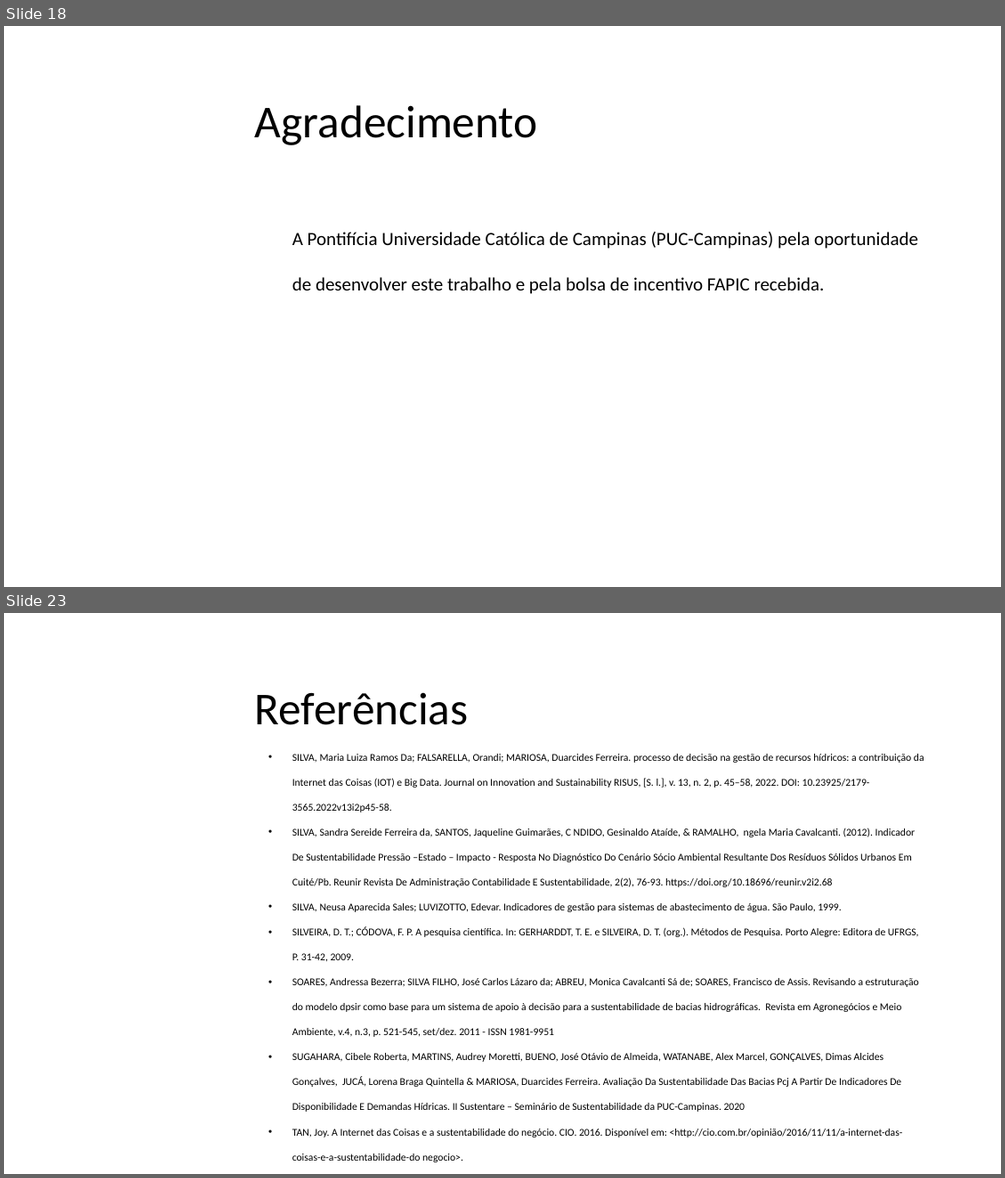
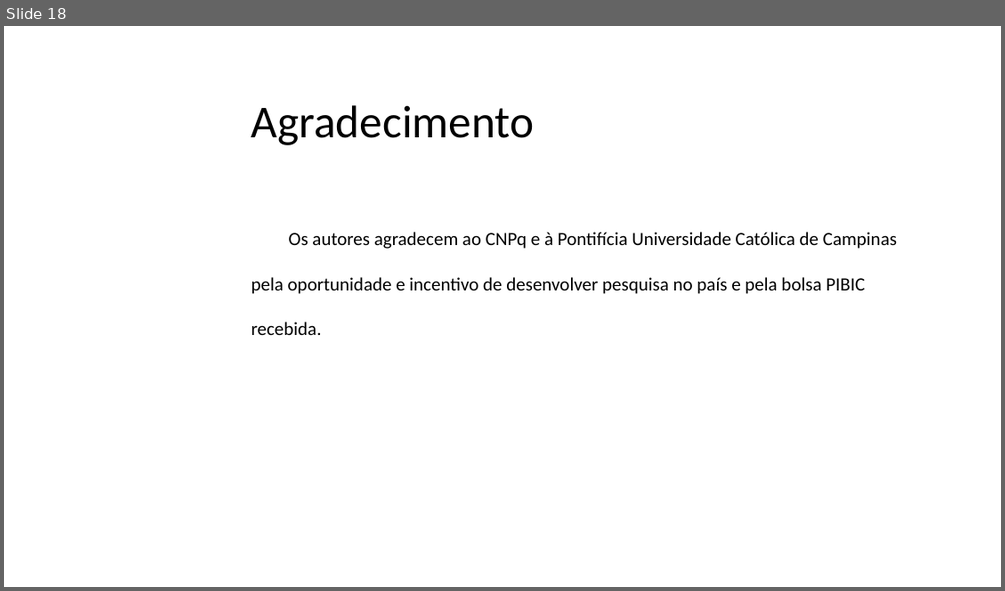
Before and after one commit to emiliobiasi/IniciacaoCientifica, a slide deck: RELATÓRIO FINAL E RESUMO/Emílio-apresentação_IC_IT .pptx. Shown one above the other, each under a label of ours: slides 18 and 23 before the commit, slide 18 after it; the slides between them are not shown. The pictures are 1005x1178 and 1005x591 pixels, drawn with LibreOffice and Linux fonts; fonts in the diff are those of the drawing; background and template pictures are left out. Boxes give left, top, right and bottom in pixels: in the first picture for what was removed or moved away, otherwise in the second. Text is boxed around its words. In the diff, an @@ line names an element or a change of style, - is before the commit and + after.

```diff
--- a/RELATÓRIO FINAL E RESUMO/Emílio-apresentação_IC_IT .pptx
+++ b/RELATÓRIO FINAL E RESUMO/Emílio-apresentação_IC_IT .pptx
@@ slide 23 removed at (4, 613, 1001, 1174), background picture (left out) @@
@@ title removed at (255, 692, 469, 725) @@
-Referências
@@ text removed at (292, 754, 924, 1162) @@
-• SILVA, Maria Luiza Ramos Da; FALSARELLA, Orandi; MARIOSA, Duarcides Ferreira. processo de decisão na gestão de recursos hídricos: a contribuição da Internet das Coisas (IOT) e Big Data. Journal on Innovation and Sustainability RISUS, [S. l.], v. 13, n. 2, p. 45–58, 2022. DOI: 10.23925/2179-3565.2022v13i2p45-58.
-• SILVA, Sandra Sereide Ferreira da, SANTOS, Jaqueline Guimarães, C NDIDO, Gesinaldo Ataíde, & RAMALHO, ngela Maria Cavalcanti. (2012). Indicador De Sustentabilidade Pressão –Estado – Impacto - Resposta No Diagnóstico Do Cenário Sócio Ambiental Resultante Dos Resíduos Sólidos Urbanos Em Cuité/Pb. Reunir Revista De Administração Contabilidade E Sustentabilidade, 2(2), 76-93. https://doi.org/10.18696/reunir.v2i2.68
-• SILVA, Neusa Aparecida Sales; LUVIZOTTO, Edevar. Indicadores de gestão para sistemas de abastecimento de água. São Paulo, 1999.
-• SILVEIRA, D. T.; CÓDOVA, F. P. A pesquisa científica. In: GERHARDDT, T. E. e SILVEIRA, D. T. (org.). Métodos de Pesquisa. Porto Alegre: Editora de UFRGS, P. 31-42, 2009.
-• SOARES, Andressa Bezerra; SILVA FILHO, José Carlos Lázaro da; ABREU, Monica Cavalcanti Sá de; SOARES, Francisco de Assis. Revisando a estruturação do modelo dpsir como base para um sistema de apoio à decisão para a sustentabilidade de bacias hidrográficas. Revista em Agronegócios e Meio Ambiente, v.4, n.3, p. 521-545, set/dez. 2011 - ISSN 1981-9951
-• SUGAHARA, Cibele Roberta, MARTINS, Audrey Moretti, BUENO, José Otávio de Almeida, WATANABE, Alex Marcel, GONÇALVES, Dimas Alcides Gonçalves, JUCÁ, Lorena Braga Quintella & MARIOSA, Duarcides Ferreira. Avaliação Da Sustentabilidade Das Bacias Pcj A Partir De Indicadores De Disponibilidade E Demandas Hídricas. II Sustentare – Seminário de Sustentabilidade da PUC-Campinas. 2020
-• TAN, Joy. A Internet das Coisas e a sustentabilidade do negócio. CIO. 2016. Disponível em: <http://cio.com.br/opinião/2016/11/11/a-internet-das-coisas-e-a-sustentabilidade-do negocio>.
@@ slide 18 changed as well @@
@@ title "Agradecimento": place and size @@
-title "Agradecimento" at (255, 105, 538, 145)
+title "Agradecimento" at (251, 105, 534, 145)
@@ text at (251, 232, 897, 335): text changed @@
-A Pontifícia Universidade Católica de Campinas (PUC-Campinas) pela oportunidade de desenvolver este trabalho e pela bolsa de incentivo FAPIC recebida.
+Os autores agradecem ao CNPq e à Pontifícia Universidade Católica de Campinas pela oportunidade e incentivo de desenvolver pesquisa no país e pela bolsa PIBIC recebida.
```
Also in this commit, not shown: 6 other slides changed, 15 slides added, 17 other slides removed, 1 other file.
